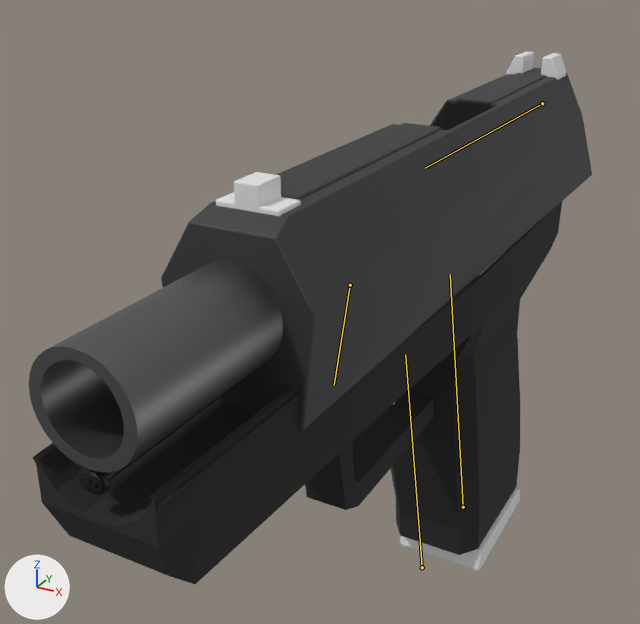
The Blender file model/P2000.blend: old version first, new version second.
One viewpoint serves both versions: a camera (50 mm lens) standing at (0.066, -0.158, 0.058) and looking at (-0.02, -0.001, -0.021). Lighting does not change. The marker at lower left points along +X, +Y and +Z. The bones that bend it are drawn over the model as lines.

In view in the first picture: 'Cube.002', 'body', 'mag', 'slide'.
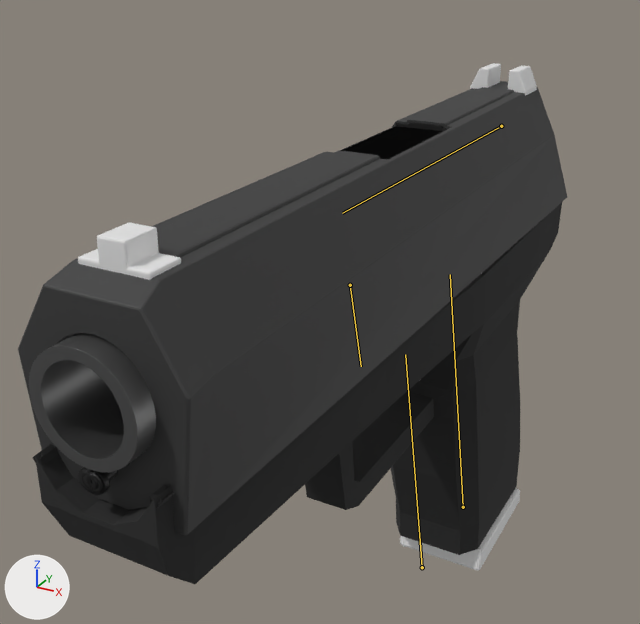
The newer file adds an action. The first version stands in its rest pose; the second is drawn at frame 0 of the action 'fire'.

Where the change shows, as pixel boxes [x1, y1, x2, y2] in the pictures (640 x 624 px):
'slide', posed (27% wider, 25% taller)
    before: [161, 68, 592, 430]
    after: [18, 81, 567, 535]
'Cube.002', posed (31% wider, 31% taller)
    before: [216, 51, 566, 216]
    after: [78, 63, 537, 280]
bone 'Bone.002', root to tip
    before: (542, 103) to (425, 168)
    after: (501, 126) to (342, 213)
bone 'Bone.003', root to tip
    before: (350, 285) to (334, 385)
    after: (350, 285) to (361, 366)

The change in detail:
Bone 'Bone.002' (bone_bone_002) moves from (0.0, 0.0, 0.0) to (-0.034, 0.442, -0.011).
Bone 'Bone.003' (bone_bone_003) turns from (0, 0, 0) to (-52, 0, 2) degrees about its own x, y and z.
